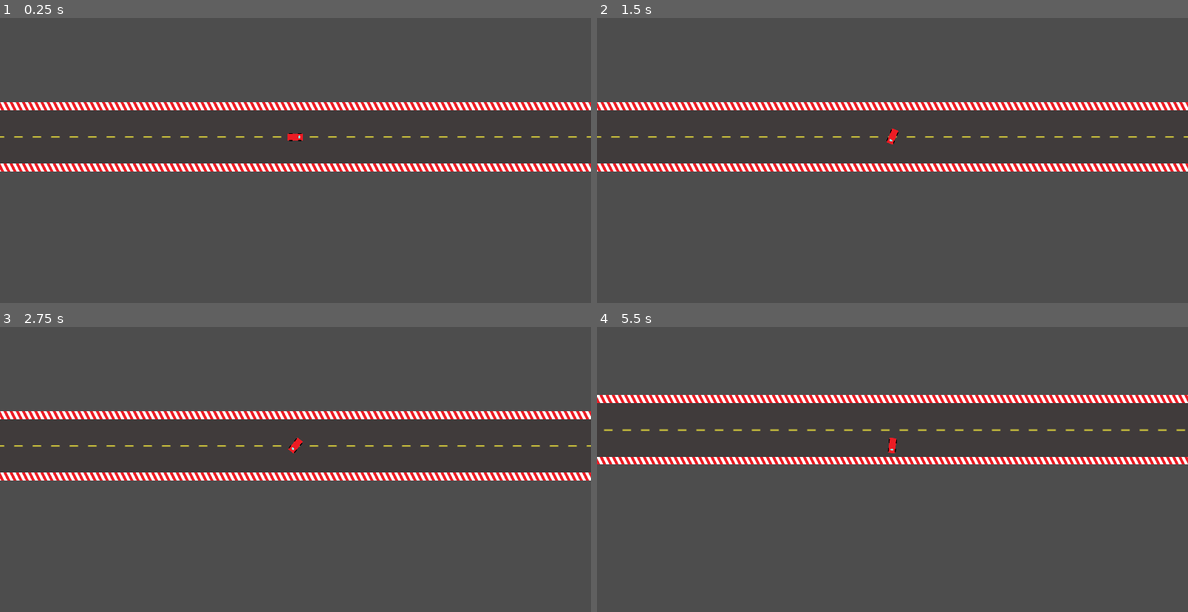
Above: before the commit, frames 1-4 (two rows, left to right).
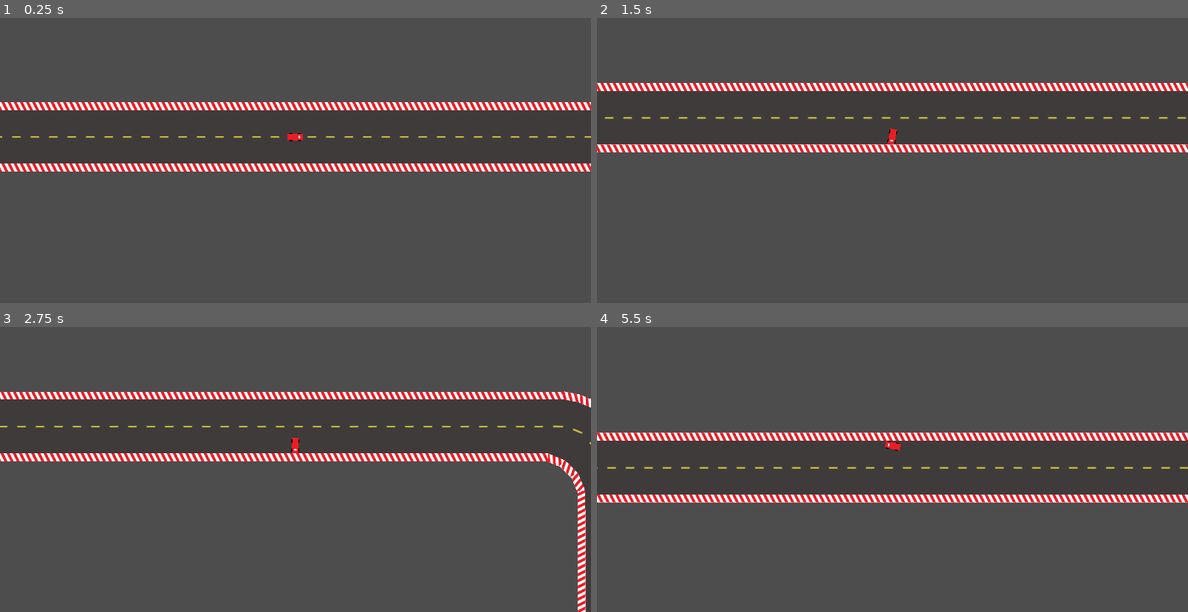
Above: after the commit, the same moments.

Repository: PixelWolf8976/BAISD-AT-at-game
Game: Godot game, scene res://Scenes/base_test_scene.tscn
Two runs of this game, one before a commit and one after it. Both use one fixed random seed, a clock stepped at 60 frames per second and the inputs below.
Inputs:
- Up to frame 1 (0.25 s): no input
- Up to frame 2 (1.5 s): hold Right (turn_right) 0.53-1.28 s; hold Left (turn_left) from 1.28 s (still down)
- Up to frame 3 (2.75 s): tap Enter at 2 s; release Left (turn_left) at 2.03 s; hold Right (turn_right) from 2.03 s (still down)
- Up to frame 4 (5.5 s): release Right (turn_right) at 2.78 s; hold Up (drive_forward) 2.78-3.53 s; hold Left (turn_left) from 3.53 s (still down)

The runs differ from the first frame. In frame 1, 4.9% of the frame differs, in the area x 0-100%, y 29-54%; in frame 2, 12%; in frame 3, 12%, in the area x 0-100%, y 22-100%; in frame 4, 12%.

Commit message:
Car now drives forward by default

Diff:
--- a/Resources/CharacterBody2D.gd
+++ b/Resources/CharacterBody2D.gd
@@ -8,20 +8,24 @@
 @export var rotationMaxSpeed = 5
 @export var rotationAcceleration = 5
 
-var currentMaxSpeed
+var currentMaxSpeed = defaultMaxSpeed
 var speed = 0.0
 var rotationSpeed = 0.0
 var isOnWall = false
 
 func _physics_process(delta):
-	if Input.is_action_pressed("drive_forward"):
-		if speed < currentMaxSpeed:
-			speed += acceleration * delta
-	else:
-		if speed > 0:
-			speed -= acceleration * delta
-		if speed < 0:
-			speed = 0
+	#if Input.is_action_pressed("drive_forward"):
+	#	if speed < currentMaxSpeed:
+	#		speed += acceleration * delta
+	#else:
+	#	if speed > 0:
+	#		speed -= acceleration * delta
+	#	if speed < 0:
+	#		speed = 0
+
+
+	if speed < currentMaxSpeed:
+		speed += acceleration * delta
 
 	velocity = Vector2(speed, 0).rotated(rotation)
 
--- a/Scenes/base_test_scene.tscn
+++ b/Scenes/base_test_scene.tscn
@@ -18,6 +18,7 @@
 [node name="CharacterBody2D" parent="." instance=ExtResource("1_g2chq")]
 position = Vector2(0, -100)
 motion_mode = 1
+rotationMaxSpeed = 3
 
 [node name="Barriers" type="Node2D" parent="."]
 
